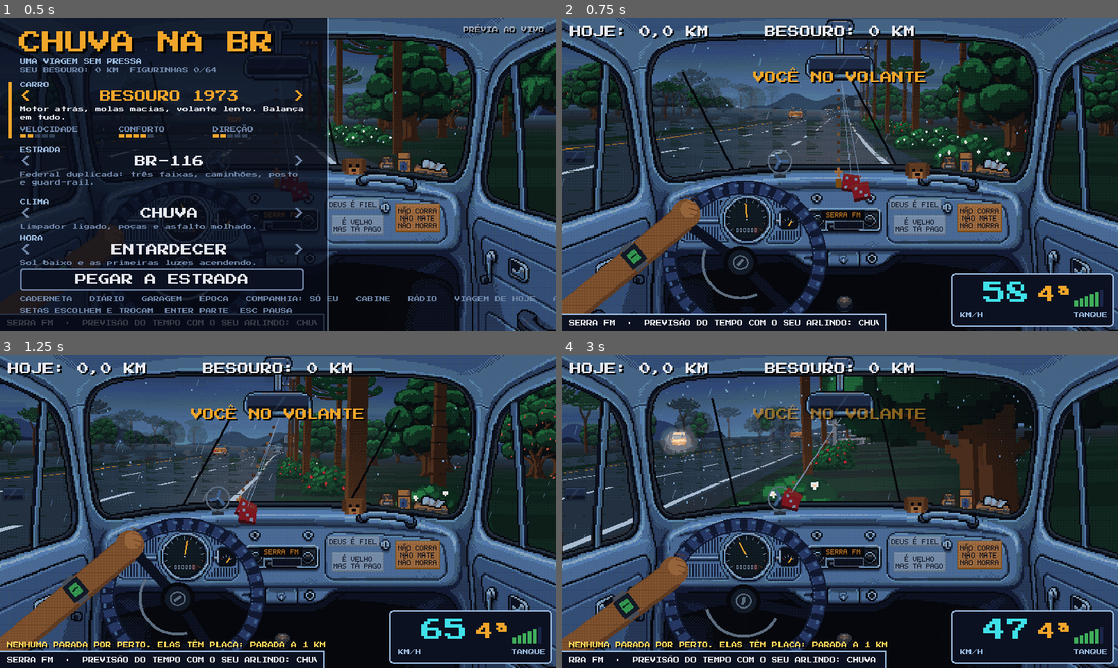
Above: before the commit, frames 1-4 (two rows, left to right).
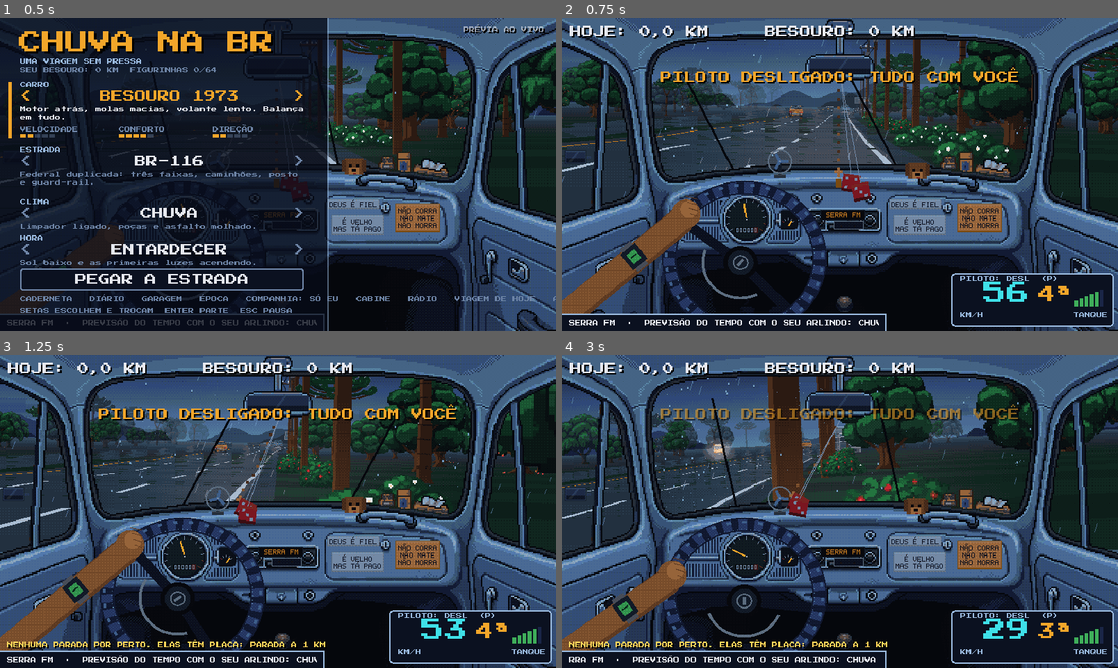
Above: after the commit, the same moments.

Repository: natanaelcd-coder/chuva-na-br-godot
Game: Godot game, scene res://main.tscn
Two runs of this game, one before a commit and one after it. Both use one fixed random seed, a clock stepped at 60 frames per second and the inputs below. Sound files missing from this copy of the repository are replaced by a short silence.
Inputs (mouse positions are in pixels of both pictures, inside the frame that each line leads up to):
- Up to frame 1 (0.5 s): no input
- Up to frame 2 (0.75 s): tap Enter at 0.5 s; move the mouse to (962, 158) at 0.52 s; hold Right from 0.53 s (still down); tap P at 0.6 s; click (962, 158) at 0.67 s
- Up to frame 3 (1.25 s): keep holding Right; tap Space at 0.77, 1.07 s; tap Enter at 0.8 s
- Up to frame 4 (3 s): release Right at 1.25 s; drag from (728, 527) to (812, 574) at 1.27 s; move the mouse to (895, 442) at 2.02 s; hold Right 2.03-2.75 s; tap Keypad Enter at 2.1 s; click (895, 442) at 2.17 s; tap I at 2.3 s; drag from (812, 574) to (673, 464) at 2.77 s

Frame 1 is identical in both runs. In frame 2, 11% of the frame differs, in the area x 0-100%, y 6-90%; in frame 3, 15%; in frame 4, 22%, in the area x 0-100%, y 6-95%.

Commit message:
Piloto em 3 modos (P): desligado de verdade, assistido e automático; indicador no painel
Co-Authored-By: Claude Opus 5.5 <noreply@anthropic.com>
Claude-Session: https://claude.ai/code/session_01AAXhWSydK8E4nrsjVJ2YaC

Diff:
--- a/scripts/game.gd
+++ b/scripts/game.gd
@@ -92,6 +92,10 @@
 var mixed_weather := false  # weather that comes and goes (VARIÁVEL, summer showers): a feature drives rain_goal, wet_k and sky_k
 var showers := false        # summer showers also on a sunny trip (set by a feature before setup)
 var auto := true
+# who drives: 0 DESLIGADO (you steer and hold the speed yourself), 1 ASSISTIDO (cruise control, lane keeping,
+# keeps the distance to the car ahead; you choose the lane), 2 LIGADO (the autopilot drives). P cycles them.
+var drive_mode := 1
+const MODE_NAMES := ["DESLIGADO", "ASSISTIDO", "LIGADO"]
 var started := false
 var bump_t := 0.0
 var lane := 2
@@ -855,7 +859,7 @@
 	trip_time = 0.0
 	menu.hide_all()
 	hud.set_drive(true)
-	set_auto(false)
+	set_mode(clampi(int(store_get("viagem", "modo", 1)), 0, 1))
 	set_cam(cam)
 	a_engine.play()
 	a_rumble.play()
@@ -872,6 +876,7 @@
 	store_save()
 	started = false
 	state = "menu"
+	drive_mode = 2   # behind the menu the car drives itself
 	auto = true
 	_set_paused_audio(false)
 	a_engine.stop()
@@ -907,9 +912,20 @@
 	setup()
 
 func set_auto(on: bool) -> void:
-	auto = on
-	if started:
-		hud.toast("PILOTO AUTOMÁTICO: SÓ CURTA A VIAGEM" if on else "VOCÊ NO VOLANTE")
+	set_mode(2 if on else maxi(1, drive_mode if drive_mode < 2 else 1))
+
+func set_mode(m: int) -> void:
+	var was := drive_mode
+	drive_mode = clampi(m, 0, 2)
+	auto = drive_mode == 2
+	if drive_mode == 0:
+		overtaking = false
+	if was == 2 and drive_mode < 2:
+		target = v   # taking over keeps the speed you have
+	hud.set_mode(drive_mode)
+	if started and was != drive_mode:
+		hud.toast(["PILOTO DESLIGADO: TUDO COM VOCÊ", "PILOTO ASSISTIDO: VOCÊ ESCOLHE A FAIXA", "PILOTO AUTOMÁTICO: SÓ CURTA A VIAGEM"][drive_mode])
+		store_set("viagem", "modo", drive_mode)
 
 func set_cam(c: int) -> void:
 	cam = c
@@ -933,7 +949,7 @@
 		elif k == KEY_R:
 			next_station()
 		elif k == KEY_P:
-			set_auto(not auto)
+			set_mode((drive_mode + 2) % 3)   # LIGADO -> ASSISTIDO -> DESLIGADO -> LIGADO
 		elif k == KEY_M:
 			set_sound(not sound_on)
 		elif k == KEY_V:
@@ -1186,9 +1202,14 @@
 	# speed: cruise control
 	var up := Input.is_physical_key_pressed(KEY_UP) or Input.is_physical_key_pressed(KEY_W) or bot_speed > 0.0
 	var dn := Input.is_physical_key_pressed(KEY_DOWN) or Input.is_physical_key_pressed(KEY_S) or bot_speed < 0.0
-	if started:
+	var manual := started and drive_mode == 0
+	if manual:   # no cruise control: the throttle is the up key, down brakes, letting go coasts
+		target = v
+	elif started:
 		target = clampf(target + (float(up) - float(dn)) * 28.0 * dt, 0.0, car.top)
 	var tgt := target if started else 55.0
+	if manual:
+		tgt = car.top if up else (0.0 if dn else maxf(0.0, v - 5.0 * dt))
 	if auto or not started:
 		tgt = minf(tgt, _bump_limit())   # the autopilot eases off before a speed bump
 	if fuel <= 0.0:
@@ -1202,7 +1223,7 @@
 	if on_rail:   # held against the guard rail: it scrubs speed (through the cruise target, or the cruise would refill it)
 		tgt = minf(tgt, maxf(30.0, v - 12.0 * dt))
 	var close := false
-	if started:   # cruise control (and the autopilot) yields to the car ahead instead of ramming it
+	if started and not manual:   # cruise control (and the autopilot) yields to the car ahead instead of ramming it
 		for c in cars:
 			if c.dir > 0 and (absf(c.x - px) < c.get("hb", 0.46) or (auto and absf(c.x - LANES[lane]) < 0.3)):
 				var dd := fposmod(c.z - pos, TRACK)
@@ -1225,7 +1246,7 @@
 	var left := Input.is_physical_key_pressed(KEY_LEFT) or Input.is_physical_key_pressed(KEY_A)
 	var dir := clampf(float(right) - float(left) + touch_steer + bot_steer, -1.0, 1.0)
 	if dir != 0.0 and auto and started:
-		set_auto(false)
+		set_mode(1)
 	var is_auto := auto or not started
 	if is_auto:
 		_auto_dodge(base.i)
@@ -1268,7 +1289,7 @@
 	var grip := (1.0 - 0.3 * rain * sp) * (0.3 if aqua > 0.0 else 1.0) * (0.2 if air else 1.0)   # in the air the car keeps the line it left with
 	var vx0 := vx
 	vx += (steer * 1.0 * minf(1.0, sp * 2.5) - vx) * minf(1.0, dt * car.grip * grip)
-	if dir == 0.0 and not is_auto and aqua <= 0.0 and (px < 1.02 if walled else absf(px) < 1.02):
+	if dir == 0.0 and not is_auto and not manual and aqua <= 0.0 and (px < 1.02 if walled else absf(px) < 1.02):
 		if lane != press_lane:   # just changed lane (or never steered): settle into the lane centre
 			px += (LANES[lane] - px) * minf(1.0, 2.5 * dt)
 		elif free_t > 0.5:       # hands off after a nudge: hold that line, even through the bend
--- a/scripts/hud.gd
+++ b/scripts/hud.gd
@@ -18,6 +18,9 @@
 var now_t := 0.0
 var toast_t := 0.0
 var _fuel := -1
+var l_mode: Label
+const MODE_TXT := ["PILOTO: DESL", "PILOTO: ASSIST", "PILOTO: AUTO"]
+const MODE_COL := [Color("e6e8ee"), Color("9bbbe0"), Color("3fae5a")]
 
 func _label(txt: String, size: int, col: Color, pos: Vector2, parent: Node = self, shadow := true) -> Label:
 	var l := Label.new()
@@ -85,6 +88,7 @@
 	_label("KM/H", 8, LINE, Vector2(550, 406), self, false)
 	l_gear = _label("N", 24, AMBER, Vector2(658, 370), self, false)
 	_label("TANQUE", 8, LINE, Vector2(706, 406), self, false)
+	l_mode = _label("", 8, LINE, Vector2(550, 356), self, false)
 	for i in 6:
 		var b := ColorRect.new()
 		var h := 8.0 + i * 3.0
@@ -124,6 +128,11 @@
 		for i in 6:
 			bars[i].color = (Color("f0484a") if n <= 1 else Color("3fae5a")) if i < n else Color("1a2547")
 
+func set_mode(m: int) -> void:
+	if l_mode:
+		l_mode.text = MODE_TXT[m] + "  (P)"
+		l_mode.add_theme_color_override("font_color", MODE_COL[m])
+
 var odo: Array = []   # [left, centre] texts for the top line, set by scripts/features/hodometro.gd
 func set_odo(left: String, centre: String) -> void:
 	odo = [left, centre]
--- /dev/null
+++ b/tests/feat_piloto.gd
@@ -0,0 +1,64 @@
+extends SceneTree
+# The three autopilot modes: P cycles LIGADO -> ASSISTIDO -> DESLIGADO; steering on LIGADO hands over to ASSISTIDO;
+# DESLIGADO really lets go: no cruise control (the car coasts), no lane keeping, no braking for the car ahead.
+#   godot --headless --path . --fixed-fps 60 --audio-driver Dummy --script res://tests/feat_piloto.gd
+const MAIN := preload("res://main.tscn")
+var fails := 0
+
+func _initialize() -> void:
+	_run.call_deferred()
+
+func check(ok: bool, what: String) -> void:
+	print(("ok   " if ok else "FAIL ") + what)
+	if not ok:
+		fails += 1
+
+func key(k: int) -> void:
+	var ev := InputEventKey.new()
+	ev.pressed = true
+	ev.physical_keycode = k
+	root.get_viewport().push_input(ev)
+
+func _run() -> void:
+	Engine.set_meta("test_seed", 5)
+	var g = MAIN.instantiate()
+	root.add_child(g)
+	await process_frame
+	g.cfg = {"car": "besouro", "road": "br", "weather": "sol", "time": "dia"}
+	g.setup()
+	g.begin()
+	check(g.drive_mode == 1 and not g.auto, "a trip starts on ASSISTIDO")
+	for i in 240: await process_frame
+	g.set_mode(2)
+	check(g.auto, "LIGADO is the autopilot")
+	key(KEY_P)
+	await process_frame
+	check(g.drive_mode == 1, "P: LIGADO -> ASSISTIDO (%d)" % g.drive_mode)
+	key(KEY_P)
+	await process_frame
+	check(g.drive_mode == 0 and not g.auto, "P: ASSISTIDO -> DESLIGADO (%d)" % g.drive_mode)
+	# DESLIGADO with hands off: the car coasts down and does not hold the lane through bends
+	var v0: float = g.v
+	var drift := 0.0
+	var x0: float = g.px
+	for i in 360:
+		await process_frame
+		drift = maxf(drift, absf(g.px - x0))
+	check(g.v < v0 - 15.0, "DESLIGADO: no cruise control, it coasts (%.0f -> %.0f km/h)" % [v0, g.v])
+	g.bot_speed = 1.0
+	for i in 180: await process_frame
+	g.bot_speed = 0.0
+	check(g.v > v0 - 10.0, "DESLIGADO: the up key is the throttle (%.0f km/h)" % g.v)
+	key(KEY_P)
+	await process_frame
+	check(g.drive_mode == 2 and g.auto, "P: DESLIGADO -> LIGADO")
+	g.bot_steer = 1.0
+	await process_frame
+	await process_frame
+	g.bot_steer = 0.0
+	check(g.drive_mode == 1, "steering while on LIGADO hands over to ASSISTIDO, not to DESLIGADO")
+	g.set_auto(false)
+	check(g.drive_mode == 1, "set_auto(false) keeps the old meaning (ASSISTIDO)")
+	print("drift on DESLIGADO hands-off: %.2f" % drift)
+	print("FAILS: %d" % fails)
+	quit()
